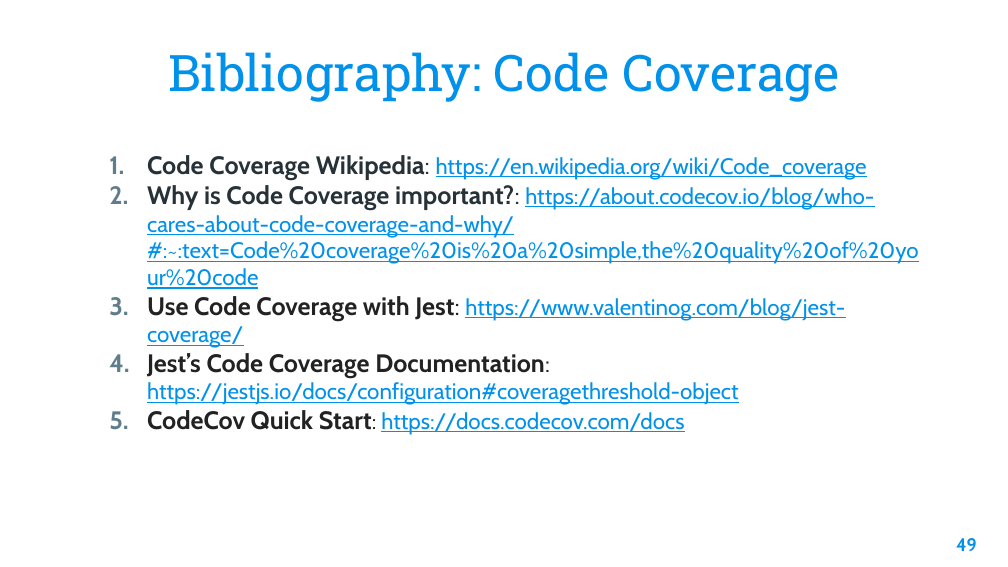
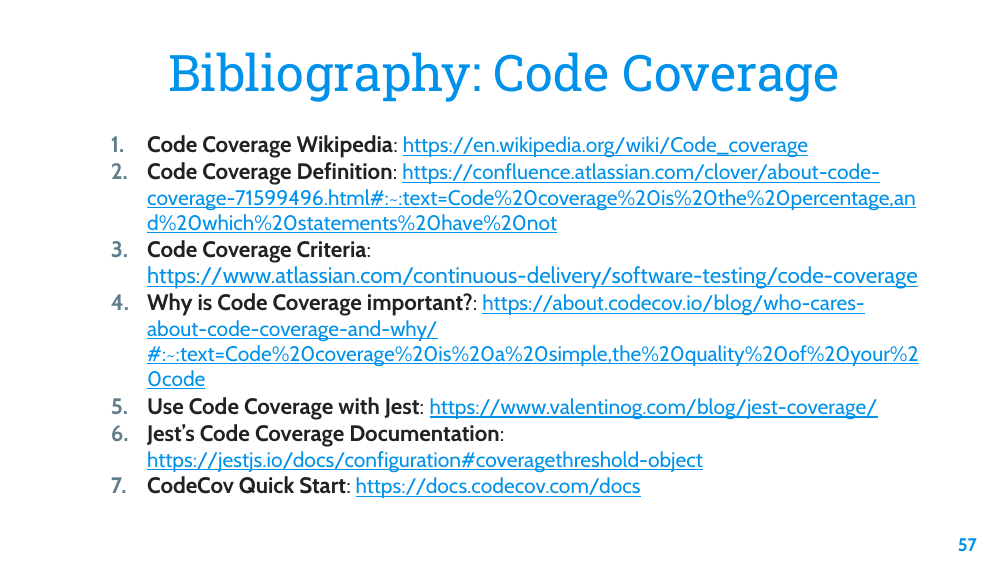
Before and after one commit to ULL-ESIT-PAI-2021-2022/2021-2022-pai-tdd-codecov-gabriel-pablo, a slide deck: slide 57 of slides/TDD+Coverage.pptx (slide 49 before the commit). Drawn at 1008x567 pixels with LibreOffice and Linux fonts; fonts in the diff are those of the drawing; background and template pictures are left out. Boxes give left, top, right and bottom in pixels: in the first picture for what was removed or moved away, otherwise in the second. Text is boxed around its words. In the diff, an @@ line names an element or a change of style, - is before the commit and + after.

```diff
--- a/slides/TDD+Coverage.pptx
+++ b/slides/TDD+Coverage.pptx
@@ text "Code Coverage Wikipedia: https://en.wikipedia.org/wiki/Code_ ...": place and size @@
-text "Code Coverage Wikipedia: https://en.wikipedia.org/wiki/Code_ ..." at <box>147,155,919,435</box>
+text "Code Coverage Wikipedia: https://en.wikipedia.org/wiki/Code_ ..." at <box>147,135,918,498</box>
@@ text at <box>147,135,918,498</box>: size 18 to 16 pt in "Code Coverage Wikipedia:", "Why is Code Coverage important?:", "Use Code Coverage with Jest:", "Jest’s Code Coverage Documentation:" and 1 more places; size 16 to 15 pt in "https://en.wikipedia.org/wiki/Code_coverage", "https://about.codecov.io/blog/who-cares-about-code-coverage- ...", "https://www.valentinog.com/blog/jest-coverage/", "https://jestjs.io/docs/configuration#coveragethreshold-objec ..." and 1 more places; text colour #263238 to #222222 in "Code Coverage Wikipedia:", "Why is Code Coverage important?:"; size 17 to 16 pt in "Documentation:"; indent changed @@
@@ text at <box>147,162,918,289</box>: paragraphs added @@
+2. Code Coverage Definition: https://confluence.atlassian.com/clover/about-code-coverage-71599496.html#:~:text=Code%20coverage%20is%20the%20percentage,and%20which%20statements%20have%20not
+3. Code Coverage Criteria: https://www.atlassian.com/continuous-delivery/software-testing/code-coverage
@@ page number at <box>958,538,977,551</box>: text changed @@
-49
+57
```
Also in this commit, not shown: 10 other slides changed, 9 slides added, 1 slide removed, 2 other files.
